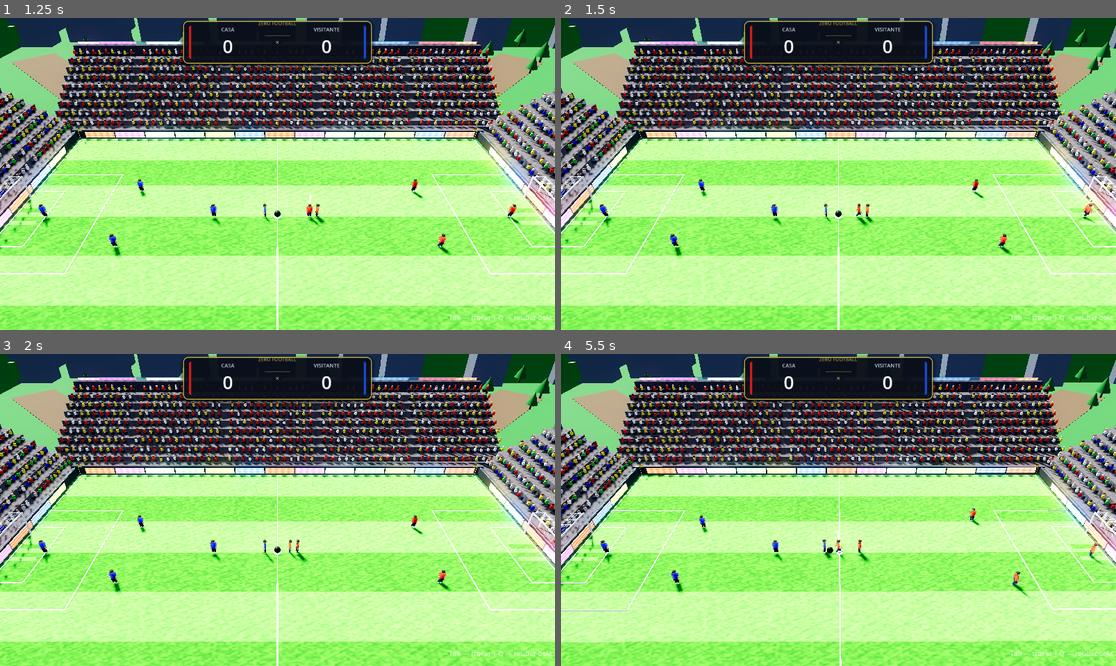
Above: before the commit, frames 1-4 (two rows, left to right).
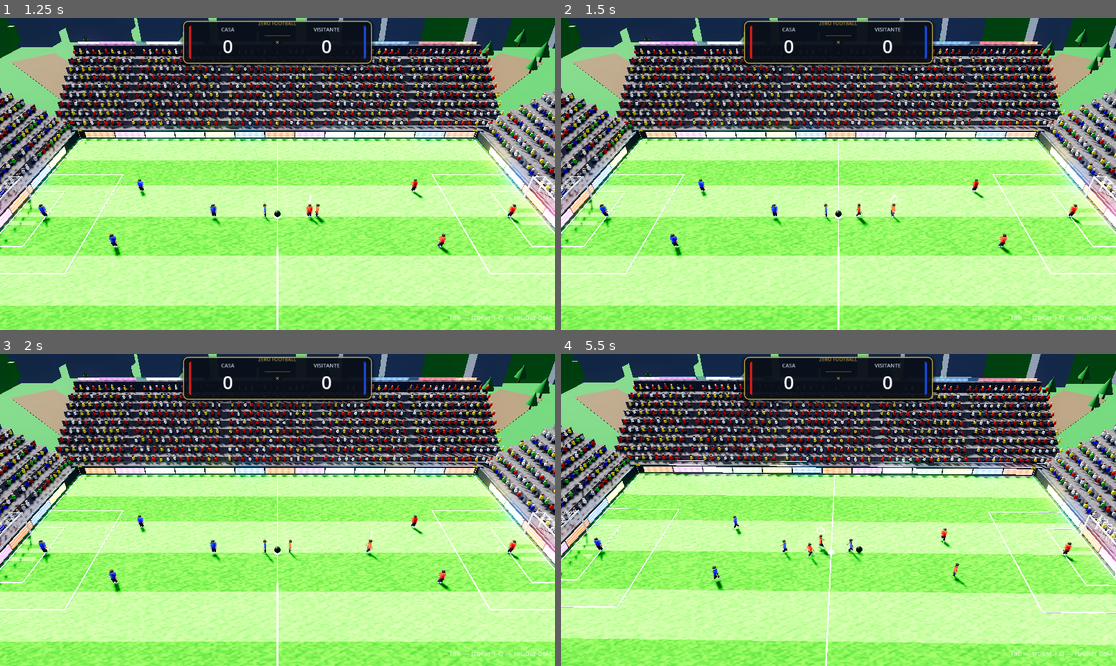
Above: after the commit, the same moments.

Repository: davimuritiba/ZeroFootball
Game: Godot game, scene res://scenes/main_menu.tscn
The game is run twice, just before and just after one commit, with the same random seed, the same clock (stepped at 60 frames per second) and the same inputs.
Inputs:
- Up to frame 1 (1.25 s): click "START" at 0.5 s
- Up to frame 2 (1.5 s): hold D (move_right) from 1.28 s (still down); hold Tab (switch_player) from 1.28 s (still down)
- Up to frame 3 (2 s): keep holding D (move_right); keep holding Tab (switch_player); tap Q (tackle) at 1.55 s
- Up to frame 4 (5.5 s): release D (move_right) at 2.03 s; release Tab (switch_player) at 2.03 s; hold S (move_down) 2.03-2.78 s; tap Q (tackle) at 2.1, 3.05, 4.55, 5.1 s; tap Tab (switch_player) at 2.3, 3.8, 5.3 s; hold D (move_right) 2.78-3.53 s; tap Space (kick) at 2.85 s; hold W (move_up) 3.53-4.28 s; tap E (kick_strong) at 3.6 s; hold Tab (switch_player) 4.28-5.03 s; hold A (move_left) from 4.28 s (still down)

Frame 1 is identical in both runs. In frame 2, 0.2% of the frame differs, in the area x 54-97%, y 56-67%; in frame 3, 0.2%; in frame 4, 39%, in the area x 0-100%, y 0-100%.

Commit message:
feat: desenvolvendo movimentação de ataque

Diff:
--- a/scripts/ai_player.gd
+++ b/scripts/ai_player.gd
@@ -9,7 +9,7 @@
 const DRIBBLE_DISTANCE := 0.8
 const BALL_HEIGHT      := 0.3
 const RECAPTURE_DELAY  := 0.6
-const STEAL_RANGE      := 1.5
+const STEAL_RANGE      := 1.0
 const STEAL_VICTIM_CD  := 0.8
 const KICK_FORCE       := 14.0
 const KICK_FORCE_HUMAN := 16.0
@@ -26,6 +26,7 @@
 var _ball            : RigidBody3D = null
 var _facing_angle    : float = 0.0
 var _recapture_timer : float = 0.0
+var _tackle_timer    : float = 0.0
 var _attack_x        : float = -1.0
 var _human_control   : bool = false
 
@@ -66,12 +67,17 @@
 		return
 	if _recapture_timer > 0.0:
 		_recapture_timer -= delta
+	if _tackle_timer > 0.0:
+		_tackle_timer -= delta
 
 	if _human_control:
 		_process_human(delta)
 	else:
 		var dir := _compute_direction()
-		_apply_movement(dir, delta)
+		_apply_movement(dir, _get_movement_speed(), delta)
+		if not _has_ball() and _tackle_timer <= 0.0:
+			if _try_tackle():
+				_tackle_timer = 0.5
 
 	_update_possession()
 	_update_carry_and_shoot()
@@ -143,36 +149,74 @@
 		var gk_x := my_goal_x + _attack_x * 2.5
 		var dist_from_goal := absf(ball_pos.x - my_goal_x)
 		if dist_from_goal < 7.0:
-			return ball_pos  # Bola perto: sai para interceptar
+			return ball_pos
 		var track_z := clampf(ball_pos.z * 0.5, -3.5, 3.5)
 		return Vector3(gk_x, 0.0, track_z)
 
-	# Jogadores de linha: o mais próximo persegue, os outros mantêm posição
-	var should_chase := false
+	# Bola livre: apenas o mais próximo vai buscar
 	if carrier == null:
-		should_chase = _is_primary_chaser()
-	elif _is_opponent(carrier):
-		should_chase = _is_primary_chaser()
-
-	if should_chase:
-		return ball_pos
-
-	# Desloca a posição tática com base no X da bola
-	var shift := clampf(ball_pos.x * 0.2, -5.0, 5.0)
-	var adjusted := home_pos + Vector3(shift, 0.0, 0.0)
-	adjusted.x = clampf(adjusted.x, -23.0, 23.0)
-	return adjusted
+		if _is_primary_chaser():
+			return ball_pos
+		var shift := clampf(ball_pos.x * 0.2, -5.0, 5.0)
+		var adjusted := home_pos + Vector3(shift, 0.0, 0.0)
+		adjusted.x = clampf(adjusted.x, -23.0, 23.0)
+		return adjusted
+
+	# Adversário com a bola: pressão coordenada com múltiplos jogadores
+	if _is_opponent(carrier):
+		var rank := _chase_rank()
+		if rank == 0:
+			# Mais próximo: pressiona o portador diretamente
+			return ball_pos
+		elif rank == 1:
+			# Segundo mais próximo: intercepta o caminho entre portador e nosso gol
+			return _intercept_point(carrier.global_position)
+		else:
+			# Demais: cobertura defensiva entre a bola e o gol
+			return _defensive_cover_position(ball_pos)
+
+	# Aliado com a bola: avança ao ataque em conjunto imediatamente
+	var ball_bonus := clampf(ball_pos.x * _attack_x * 0.3, 0.0, 6.0)
+	var target_x := clampf(home_pos.x + _attack_x * (12.0 + ball_bonus), -23.0, 23.0)
+	return Vector3(target_x, 0.0, home_pos.z)
+
+
+# Rank de proximidade à bola entre companheiros de time (sem goleiro)
+func _chase_rank() -> int:
+	var my_d2 := global_position.distance_squared_to(_ball.global_position)
+	var rank := 0
+	for ai in get_tree().get_nodes_in_group("ai_player"):
+		if ai == self or ai.get("team") != team or ai.get("role") == "goalkeeper":
+			continue
+		if ai.global_position.distance_squared_to(_ball.global_position) < my_d2 - 0.25:
+			rank += 1
+	return rank
+
+
+# Ponto de interceptação entre o portador e nosso gol
+func _intercept_point(carrier_pos: Vector3) -> Vector3:
+	var my_goal_x := -_attack_x * 25.0
+	var goal_center := Vector3(my_goal_x, 0.0, 0.0)
+	var pt := carrier_pos.lerp(goal_center, 0.4)
+	pt.y = 0.0
+	return pt
+
+
+# Posição defensiva entre a bola e o gol, espalhada pela zona Z do jogador
+func _defensive_cover_position(ball_pos: Vector3) -> Vector3:
+	var my_goal_x := -_attack_x * 25.0
+	var target_x := lerpf(ball_pos.x, my_goal_x, 0.35)
+	target_x = clampf(target_x, -23.0, 23.0)
+	var cover_z := lerpf(home_pos.z, ball_pos.z * 0.4, 0.4)
+	cover_z = clampf(cover_z, -15.0, 15.0)
+	return Vector3(target_x, 0.0, cover_z)
 
 
 # Retorna true se este jogador é o mais próximo da bola no mesmo time
 func _is_primary_chaser() -> bool:
 	var my_d2 := global_position.distance_squared_to(_ball.global_position)
 	for ai in get_tree().get_nodes_in_group("ai_player"):
-		if ai == self:
-			continue
-		if ai.get("team") != team:
-			continue
-		if ai.get("role") == "goalkeeper":
+		if ai == self or ai.get("team") != team or ai.get("role") == "goalkeeper":
 			continue
 		if ai.global_position.distance_squared_to(_ball.global_position) < my_d2 - 0.25:
 			return false
@@ -185,6 +229,18 @@
 	return true
 
 
+# Velocidade de movimento baseada na situação tática
+func _get_movement_speed() -> float:
+	if _has_ball() or not _ball:
+		return SPEED
+	var carrier: Node3D = _ball.get_carrier()
+	if carrier != null and _is_opponent(carrier):
+		var rank := _chase_rank()
+		if rank <= 1:
+			return SPEED * 1.15
+	return SPEED
+
+
 func _is_opponent(node: Node) -> bool:
 	if node.is_in_group("home_controllable"):
 		return team == "away"
@@ -194,13 +250,13 @@
 	return node_team != team
 
 
-func _apply_movement(dir: Vector3, delta: float) -> void:
+func _apply_movement(dir: Vector3, speed: float, delta: float) -> void:
 	if dir.length_squared() > 0.01:
 		_facing_angle = atan2(dir.x, dir.z)
 		if _visual:
 			_visual.rotation.y = lerp_angle(_visual.rotation.y, _facing_angle, TURN_SPEED * delta)
-	velocity.x = dir.x * SPEED
-	velocity.z = dir.z * SPEED
+	velocity.x = dir.x * speed
+	velocity.z = dir.z * speed
 	if not is_on_floor():
 		velocity.y -= GRAVITY * delta
 	move_and_slide()
@@ -216,19 +272,33 @@
 	_recapture_timer = STEAL_VICTIM_CD
 
 
-func _try_tackle() -> void:
+func _try_tackle() -> bool:
 	if not _ball or _has_ball() or _recapture_timer > 0.0:
-		return
+		return false
 	if not _ball.is_carried():
-		return
+		return false
 	var carrier := _ball.get_carrier() as Node
 	if not carrier or not _is_opponent(carrier):
-		return
+		return false
 	if global_position.distance_to(carrier.global_position) > STEAL_RANGE:
-		return
+		return false
+	# Bloqueia roubo pelas costas: o ladrão precisa estar na frente ou ao lado do portador
+	var carrier_body := carrier as CharacterBody3D
+	if carrier_body:
+		var carrier_vel := carrier_body.velocity
+		carrier_vel.y = 0.0
+		if carrier_vel.length_squared() > 1.0:
+			var carrier_fwd := carrier_vel.normalized()
+			var carrier_to_thief := global_position - carrier_body.global_position
+			carrier_to_thief.y = 0.0
+			if carrier_to_thief.length_squared() > 0.01:
+				# dot < -0.4 significa ladrão está diretamente atrás do portador
+				if carrier_fwd.dot(carrier_to_thief.normalized()) < -0.4:
+					return false
 	if _ball.steal_by(self):
 		if _visual and _visual.has_method("play_kick"):
 			_visual.play_kick()
+	return true
 
 
 func _update_possession() -> void:
@@ -275,3 +345,4 @@
 	velocity = Vector3.ZERO
 	global_position = home_pos
 	_recapture_timer = 0.0
+	_tackle_timer = 0.0
--- a/scripts/game_manager.gd
+++ b/scripts/game_manager.gd
@@ -10,6 +10,8 @@
 var _controlled: CharacterBody3D = null
 var _last_carrier: Node3D = null
 var _home_players: Array[CharacterBody3D] = []
+var _pass_switch_timer: float = 0.0
+var _pass_passer: CharacterBody3D = null
 
 const BALL_START := Vector3(0.0, 0.3, 0.0)
 const INDICATOR_SCRIPT := preload("res://scripts/control_indicator.gd")
@@ -35,7 +37,7 @@
 			player.set_human_control(false)
 
 
-func _find_closest_home_player_to_ball() -> CharacterBody3D:
+func _find_closest_home_player_to_ball(exclude: CharacterBody3D = null) -> CharacterBody3D:
 	if _home_players.is_empty():
 		_collect_home_players()
 	if _home_players.is_empty():
@@ -44,14 +46,16 @@
 		return _home_players[0]
 
 	var ball_pos := _ball.global_position
-	var closest: CharacterBody3D = _home_players[0]
+	var closest: CharacterBody3D = null
 	var best_dist := INF
 	for player in _home_players:
+		if player == exclude:
+			continue
 		var dist := player.global_position.distance_squared_to(ball_pos)
 		if dist < best_dist:
 			best_dist = dist
 			closest = player
-	return closest
+	return closest if closest != null else _home_players[0]
 
 
 func _collect_home_players() -> void:
@@ -81,24 +85,43 @@
 func cycle_controlled_player() -> void:
 	if _home_players.is_empty():
 		_collect_home_players()
-	if _home_players.is_empty():
-		return
-	var idx := _home_players.find(_controlled)
-	if idx < 0:
-		idx = 0
+	if _home_players.is_empty() or not _ball:
+		return
+	var sorted := _home_players.duplicate()
+	var ball_pos := _ball.global_position
+	sorted.sort_custom(func(a: CharacterBody3D, b: CharacterBody3D) -> bool:
+		return a.global_position.distance_squared_to(ball_pos) < b.global_position.distance_squared_to(ball_pos)
+	)
+	if sorted[0] == _controlled and sorted.size() > 1:
+		set_controlled_player(sorted[1])
 	else:
-		idx = (idx + 1) % _home_players.size()
-	set_controlled_player(_home_players[idx])
-
-
-func _physics_process(_delta: float) -> void:
+		set_controlled_player(sorted[0])
+
+
+func _physics_process(delta: float) -> void:
 	if not _ball:
 		return
+
+	if _pass_switch_timer > 0.0:
+		_pass_switch_timer -= delta
+		if _pass_switch_timer <= 0.0:
+			set_controlled_player(_find_closest_home_player_to_ball(_pass_passer))
+			_pass_passer = null
+
 	var carrier: Node3D = _ball.get_carrier()
 	if carrier == _last_carrier:
 		return
+	var prev_carrier := _last_carrier
 	_last_carrier = carrier
-	if carrier and _is_home_controllable(carrier):
+
+	if carrier == null and prev_carrier == _controlled:
+		# Passe ou chute: agenda troca pro jogador mais perto da bola
+		_pass_passer = _controlled
+		_pass_switch_timer = 0.15
+	elif carrier and _is_home_controllable(carrier):
+		# Companheiro capturou a bola: troca imediata e cancela timer
+		_pass_switch_timer = 0.0
+		_pass_passer = null
 		set_controlled_player(carrier as CharacterBody3D)
 
 
@@ -164,6 +187,8 @@
 		_ball.angular_velocity = Vector3.ZERO
 		_ball.global_position = BALL_START
 	_last_carrier = null
+	_pass_switch_timer = 0.0
+	_pass_passer = null
 
 	_disable_all_home_control()
 	for player in _home_players:
--- a/scripts/player_controller.gd
+++ b/scripts/player_controller.gd
@@ -97,11 +97,18 @@
 	if not _ball:
 		return
 
-	var target := _ball.global_position
+	var target: Vector3
 	if _ball.is_carried():
 		var carrier: Node = _ball.get_carrier()
 		if carrier and carrier.get("team") == team:
-			return
+			# Aliado com bola: avança ao ataque (home team ataca para +X)
+			var ball_pos := _ball.global_position
+			var ball_bonus := clampf(ball_pos.x * 0.3, 0.0, 6.0)
+			var target_x := clampf(home_pos.x + 12.0 + ball_bonus, -23.0, 23.0)
+			target = Vector3(target_x, 0.0, home_pos.z)
+		else:
+			target = _ball.global_position
+	else:
 		target = _ball.global_position
 
 	var to := target - global_position
